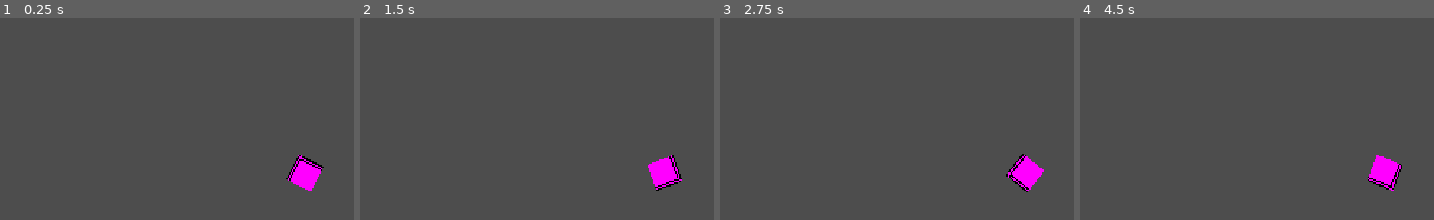
Above: before the commit, frames 1-4 (left to right).
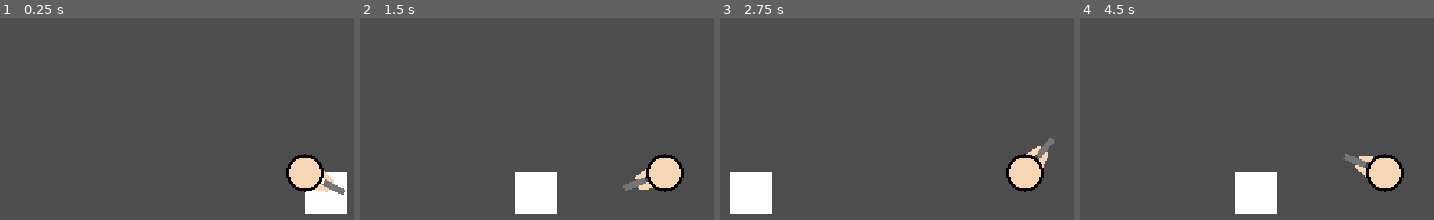
Above: after the commit, the same moments.

Repository: ArifD2286/Shamble-Chamber
Game: Godot game, scene res://game.tscn
The game is run twice, just before and just after one commit, with the same random seed, the same clock (stepped at 60 frames per second) and the same inputs.
Inputs (mouse positions are in pixels of both pictures, inside the frame that each line leads up to):
- Up to frame 1 (0.25 s): no input
- Up to frame 2 (1.5 s): tap Enter at 0.5 s; move the mouse to (outside the picture) at 0.52 s; hold D (right) 0.53-1.25 s; tap Alt at 0.6 s; click (outside the picture) at 0.67 s; tap Space at 0.77 s; drag from (505, 195) to (outside the picture) at 1.27 s
- Up to frame 3 (2.75 s): tap Space at 2 s; move the mouse to (outside the picture) at 2.02 s; hold D (right) from 2.03 s (still down); tap 1 at 2.1 s; click (outside the picture) at 2.17 s
- Up to frame 4 (4.5 s): release D (right) at 2.75 s; drag from (outside the picture) to (1143, 104) at 2.77 s; tap Enter at 3.5 s; move the mouse to (outside the picture) at 3.52 s; hold A (left) 3.53-4.25 s; tap K at 3.6 s; click (outside the picture) at 3.67 s; tap Space at 3.77 s; drag from (1143, 104) to (1264, 60) at 4.27 s

The runs differ from the first frame. In frame 1, 3.6% of the frame differs, in the area x 80-99%, y 67-98%; in frame 2, 4.4%, in the area x 43-92%, y 67-98%; in frame 3, 4.4%; in frame 4, 4.4%.

Commit message:
Update 1.3
Changes:
- Added progress on gun mechanics, currently working on the bullets

Diff:
--- /dev/null
+++ b/shamble-chamber/bullet.tscn
@@ -0,0 +1,3 @@
+[gd_scene format=3 uid="uid://dqx03iq5wi5sc"]
+
+[node name="Area2D" type="Area2D" unique_id=596252724]
--- a/shamble-chamber/game.tscn
+++ b/shamble-chamber/game.tscn
@@ -1,24 +1,49 @@
 [gd_scene format=3 uid="uid://b6xy8ubtvkrab"]
 
 [ext_resource type="Script" uid="uid://wo1viy2harpi" path="res://game.gd" id="1_80nbo"]
+[ext_resource type="Script" uid="uid://ca1xw4yy6fxq7" path="res://head.gd" id="2_e2o6t"]
 
-[sub_resource type="PlaceholderTexture2D" id="PlaceholderTexture2D_80nbo"]
-size = Vector2(20, 20)
-
-[sub_resource type="RectangleShape2D" id="RectangleShape2D_e2o6t"]
+[sub_resource type="CircleShape2D" id="CircleShape2D_e2o6t"]
+radius = 15.0
 
 [node name="Node2D" type="Node2D" unique_id=773225363]
+
+[node name="ColorRect" type="ColorRect" parent="." unique_id=1516551246]
+offset_right = 40.0
+offset_bottom = 40.0
 
 [node name="CharacterBody2D" type="CharacterBody2D" parent="." unique_id=302081087]
 script = ExtResource("1_80nbo")
 
-[node name="Sprite2D" type="Sprite2D" parent="CharacterBody2D" unique_id=1318628564]
-texture_filter = 1
-position = Vector2(-2.3841858e-07, 4.172325e-07)
-texture = SubResource("PlaceholderTexture2D_80nbo")
-
 [node name="CollisionShape2D" type="CollisionShape2D" parent="CharacterBody2D" unique_id=1227400967]
-shape = SubResource("RectangleShape2D_e2o6t")
+shape = SubResource("CircleShape2D_e2o6t")
 
 [node name="Camera2D" type="Camera2D" parent="CharacterBody2D" unique_id=1360198840]
-zoom = Vector2(2, 2)
+zoom = Vector2(1.5, 1.5)
+
+[node name="Arm" type="Line2D" parent="CharacterBody2D" unique_id=1161595177]
+texture_filter = 1
+points = PackedVector2Array(4, -10, 26, -4)
+width = 6.0
+default_color = Color(0.96862745, 0.8392157, 0.70980394, 1)
+begin_cap_mode = 2
+end_cap_mode = 2
+
+[node name="Arm2" type="Line2D" parent="CharacterBody2D" unique_id=1472665299]
+texture_filter = 1
+points = PackedVector2Array(4, 10, 26, 4)
+width = 6.0
+default_color = Color(0.97, 0.83905005, 0.7081, 1)
+begin_cap_mode = 2
+end_cap_mode = 2
+
+[node name="Head" type="Node2D" parent="CharacterBody2D" unique_id=848196784]
+script = ExtResource("2_e2o6t")
+
+[node name="Gun" type="Line2D" parent="CharacterBody2D" unique_id=1810243097]
+points = PackedVector2Array(20, 0, 42, 0)
+width = 6.0
+default_color = Color(0.45882353, 0.45882353, 0.45882353, 1)
+
+[node name="Muzzle" type="Marker2D" parent="CharacterBody2D" unique_id=1280840808]
+position = Vector2(44, 0)
--- /dev/null
+++ b/shamble-chamber/head.gd
@@ -0,0 +1,7 @@
+extends Node2D
+
+# Notes/revision:
+
+func _draw() -> void:
+	draw_circle(Vector2.ZERO, 18.0, Color("000000"))
+	draw_circle(Vector2.ZERO, 15.0, Color("f7d6b5"))
--- a/shamble-chamber/project.godot
+++ b/shamble-chamber/project.godot
@@ -66,6 +66,11 @@
 "events": [Object(InputEventKey,"resource_local_to_scene":false,"resource_name":"","device":-1,"window_id":0,"alt_press …(191 unchanged characters)…
 ]
 }
+shoot={
+"deadzone": 0.2,
+"events": [Object(InputEventMouseButton,"resource_local_to_scene":false,"resource_name":"","device":-1,"window_id":0,"alt_pressed":false,"shift_pressed":false,"ctrl_pressed":false,"meta_pressed":false,"button_mask":0,"position":Vector2(0, 0),"global_position":Vector2(0, 0),"factor":1.0,"button_index":1,"canceled":false,"pressed":false,"double_click":false,"script":null)
+]
+}
 
 [physics]
 
Not shown, added: shamble-chamber/head.gd.uid
